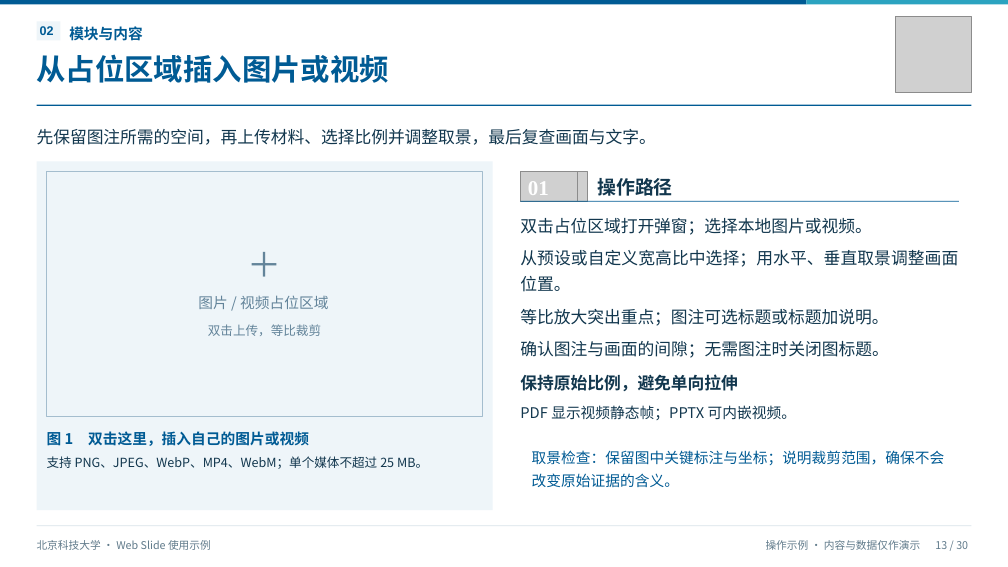
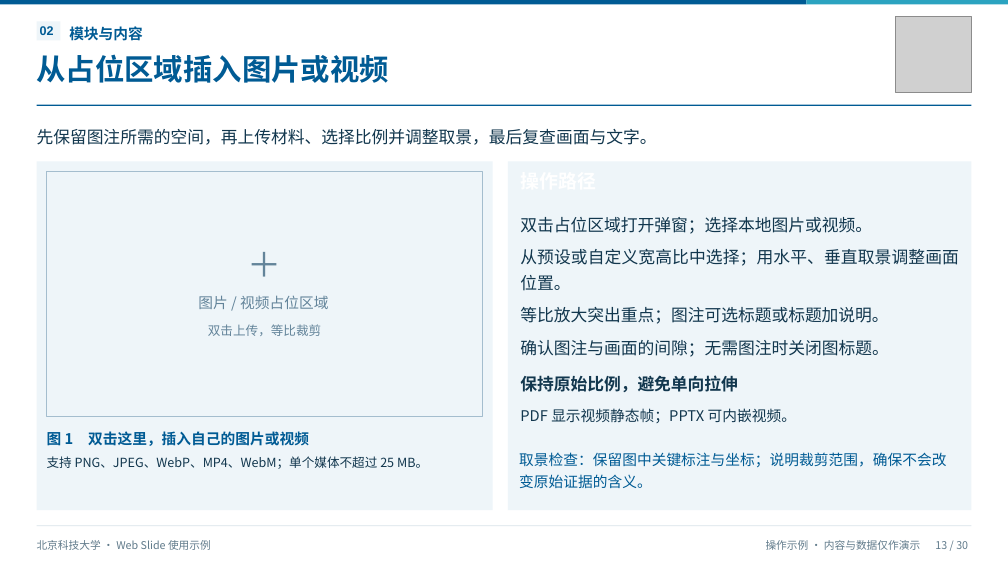
Before and after one commit to lbsun1999/html2ppt-web-slide, a slide deck: slide 13 of output/北京科技大学_WebSlide科研汇报示例.pptx. Drawn at 1008x567 pixels with LibreOffice and Linux fonts; fonts in the diff are those of the drawing; grey boxes stand for pictures. Boxes give left, top, right and bottom in pixels: in the first picture for what was removed or moved away, otherwise in the second. Text is boxed around its words. In the diff, an @@ line names an element or a change of style, - is before the commit and + after.

```diff
--- a/output/北京科技大学_WebSlide科研汇报示例.pptx
+++ b/output/北京科技大学_WebSlide科研汇报示例.pptx
@@ rectangle at bbox=[508, 161, 972, 510]: fill #FFFFFF to #EEF5F9 @@
@@ picture removed at bbox=[520, 172, 577, 202] @@
@@ picture removed at bbox=[531, 172, 588, 202] @@
@@ text removed at bbox=[597, 178, 673, 196] @@
-操作路径
@@ rectangle removed at bbox=[520, 201, 959, 202] @@
@@ text removed at bbox=[528, 181, 549, 195] @@
-01
@@ text "取景检查：保留图中关键标注与坐标；说明裁剪范围，确保不会改变原始证据的含义。" rewrapped from bbox=[532, 450, 945, 487] to bbox=[519, 452, 946, 488] @@
```
Also in this commit, not shown: 1 other slide changed, 44 other files.
